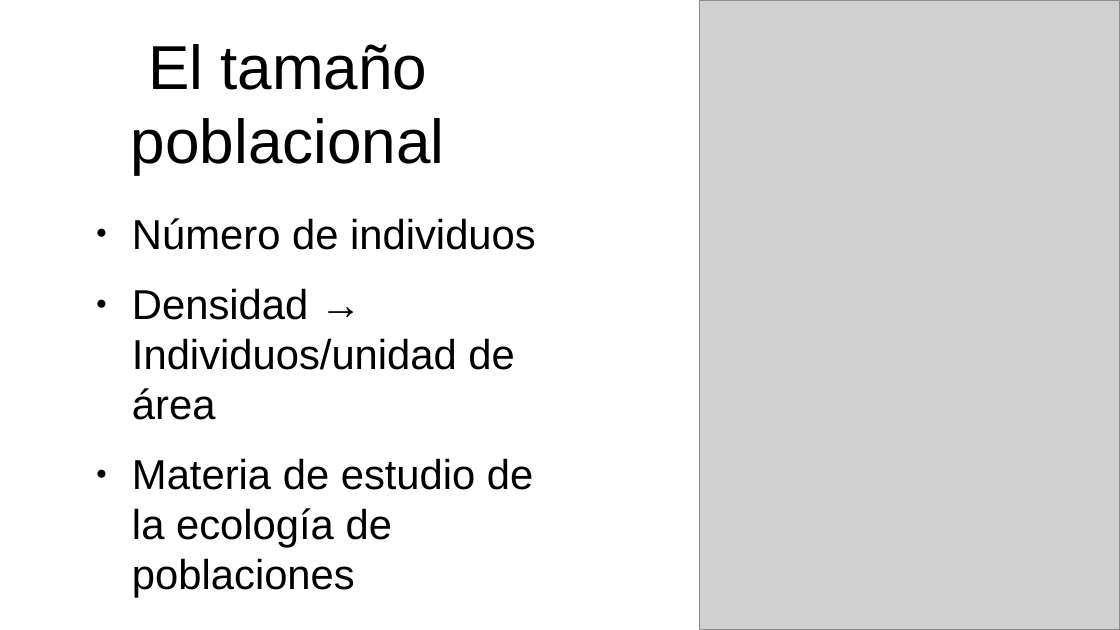
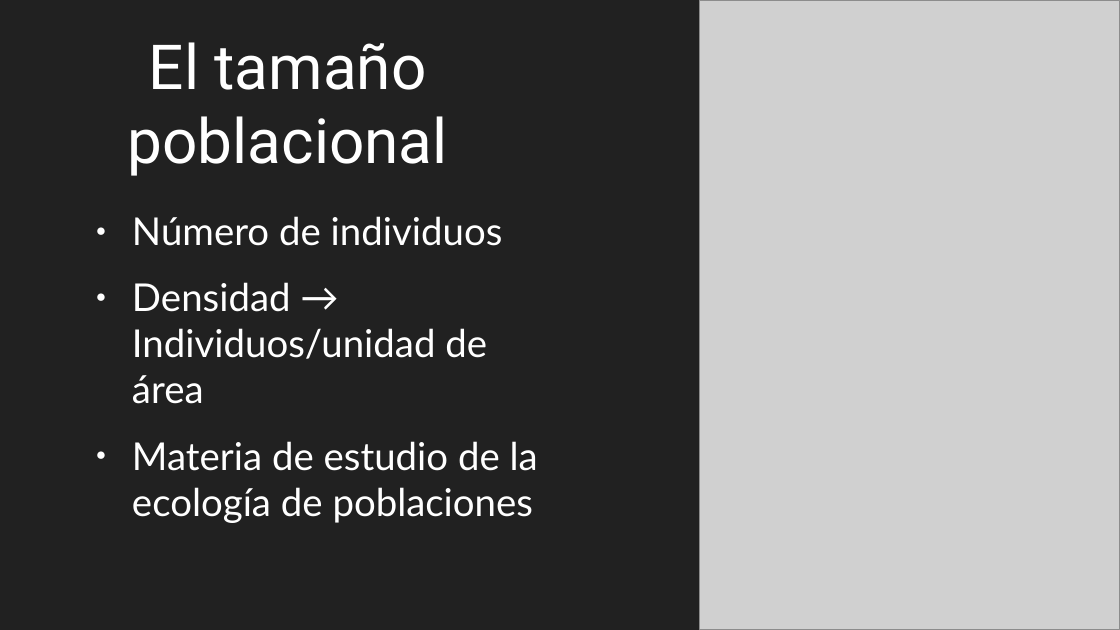
Before and after one commit to gerardommc/Ecologia-poblaciones, a slide deck: slide 3 of Unidad-2/Estimacion-tamano.odp (slide 2 before the commit). Drawn at 1120x630 pixels with LibreOffice and Linux fonts; fonts in the diff are those of the drawing; grey boxes stand for pictures. Boxes give left, top, right and bottom in pixels: in the first picture for what was removed or moved away, otherwise in the second. Text is boxed around its words. In the diff, an @@ line names an element or a change of style, - is before the commit and + after.

Commit message:
estimacion tamaño

```diff
--- a/Unidad-2/Estimacion-tamano.odp
+++ b/Unidad-2/Estimacion-tamano.odp
@@ background #FFFFFF to #212121 @@
@@ title "El tamaño poblacional" at [128, 42, 448, 176]: font Arial to Roboto, text colour #000000 to #FFFFFF @@
@@ text "Número de individuos" at [132, 216, 538, 523]: size 29.6 to 27.2 pt, font Arial to Lato, text colour #000000 to #FFFFFF; bullet colour #000000 to #FFFFFF @@
```
Also in this commit, not shown: 12 other slides changed, 4 slides added, 1 other file.
